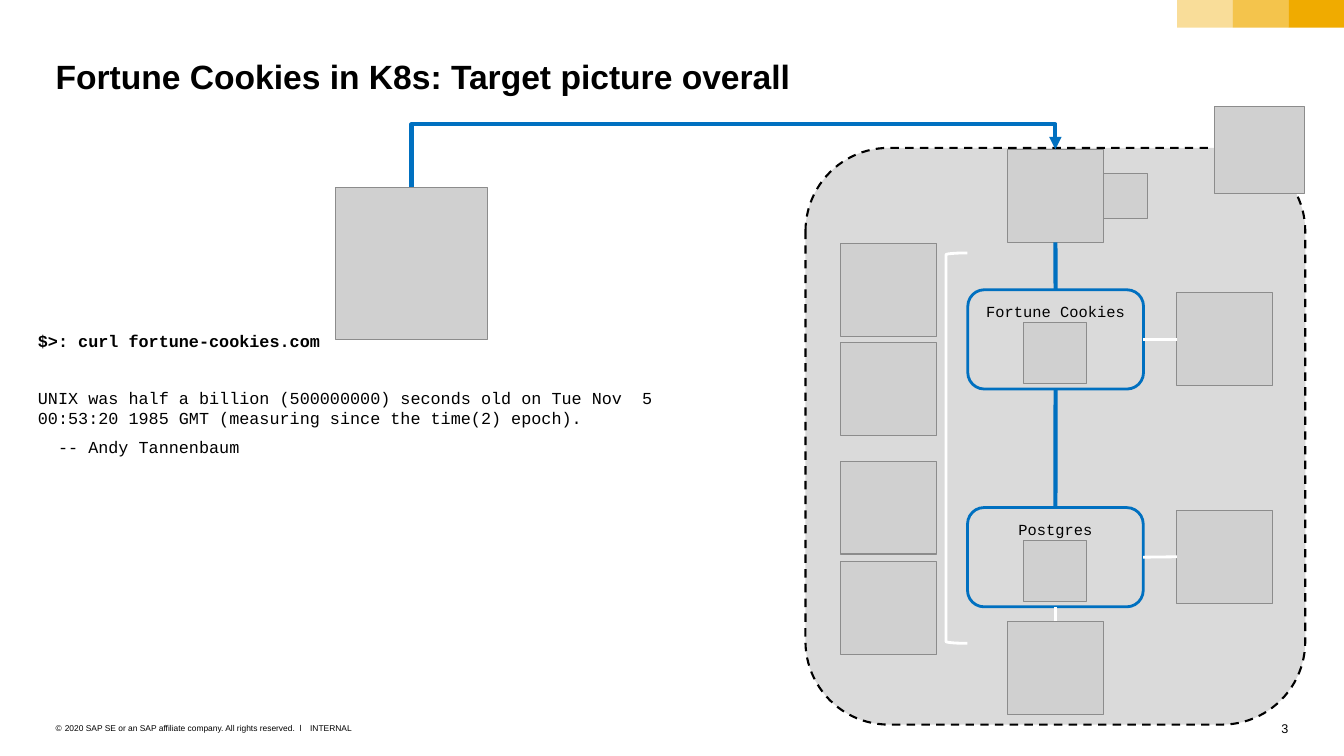
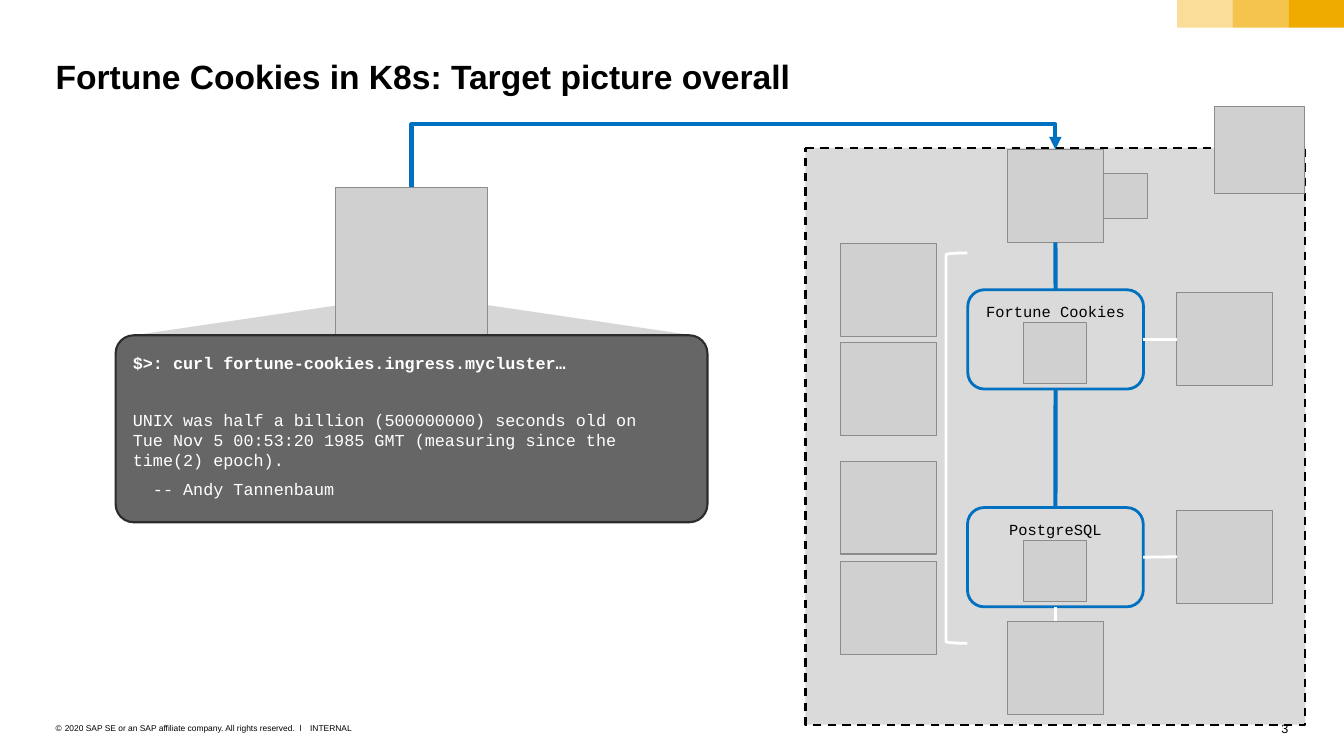
Before and after one commit to sriramrokkam/k8s-training, a slide deck: slide 3 of sample-app/fortune-cookies.pptx. Drawn at 1344x756 pixels with LibreOffice and Linux fonts; fonts in the diff are those of the drawing; grey boxes stand for pictures. Boxes give left, top, right and bottom in pixels: in the first picture for what was removed or moved away, otherwise in the second. Text is boxed around its words. In the diff, an @@ line names an element or a change of style, - is before the commit and + after.

Commit message:
some changes to Gardener and Fortune cookies slides

```diff
--- a/sample-app/fortune-cookies.pptx
+++ b/sample-app/fortune-cookies.pptx
@@ rounded rectangle at bbox=[805, 148, 1305, 724]: proportions changed @@
@@ trapezoid added at bbox=[134, 304, 692, 335], fill #D6D6D6 @@
@@ rounded rectangle "$>: curl fortune-cookies.ingress.mycluster…": place and size @@
-rounded rectangle "$>: curl fortune-cookies.ingress.mycluster…" at bbox=[38, 334, 622, 457]
+rounded rectangle "$>: curl fortune-cookies.ingress.mycluster…" at bbox=[116, 335, 707, 522]
@@ rounded rectangle "$>: curl fortune-cookies.ingress.mycluster…" at bbox=[116, 335, 707, 522]: fill none to #666666; outline none to #2D2D2D 1.5 pt @@
@@ text in rounded rectangle at bbox=[173, 356, 565, 373]: text changed; text colour #000000 to #FFFFFF @@
-$>: curl fortune-cookies.com
+$>: curl fortune-cookies.ingress.mycluster…
@@ text in rounded rectangle at bbox=[133, 414, 636, 499]: text colour #000000 to #FFFFFF in "UNIX was half a billion (500000000) seconds ...", "-- Andy Tannenbaum" @@
@@ text in rounded rectangle at bbox=[1009, 524, 1102, 538]: text changed @@
-Postgres
+PostgreSQL
```
Also in this commit, not shown: 1 other slide changed, 1 other file.
